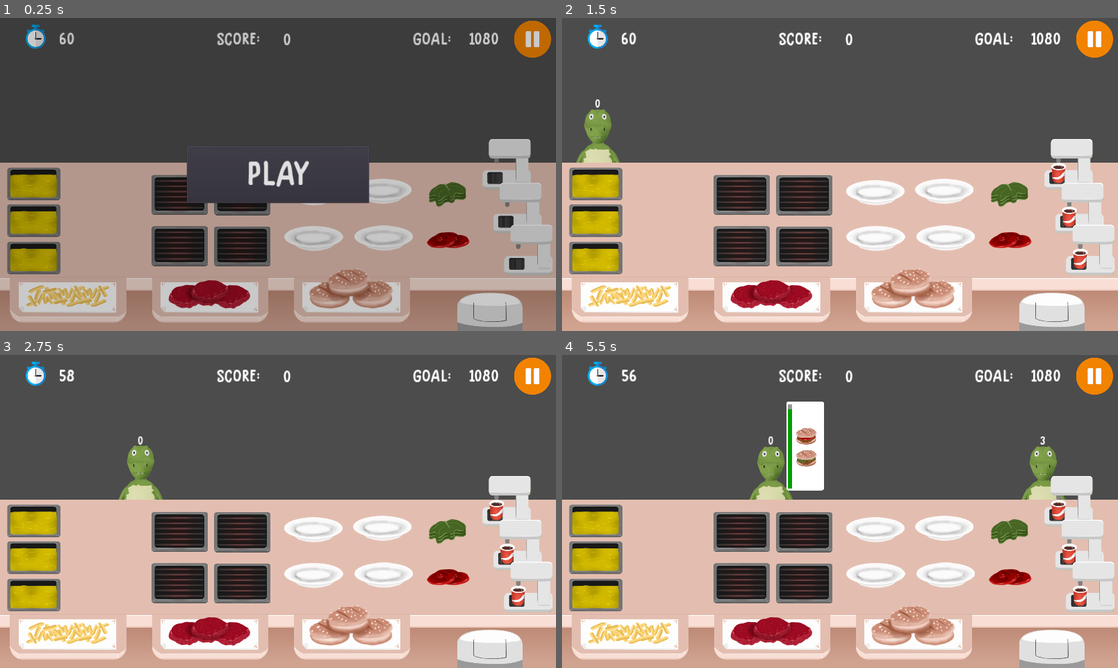
Above: before the commit, frames 1-4 (two rows, left to right).
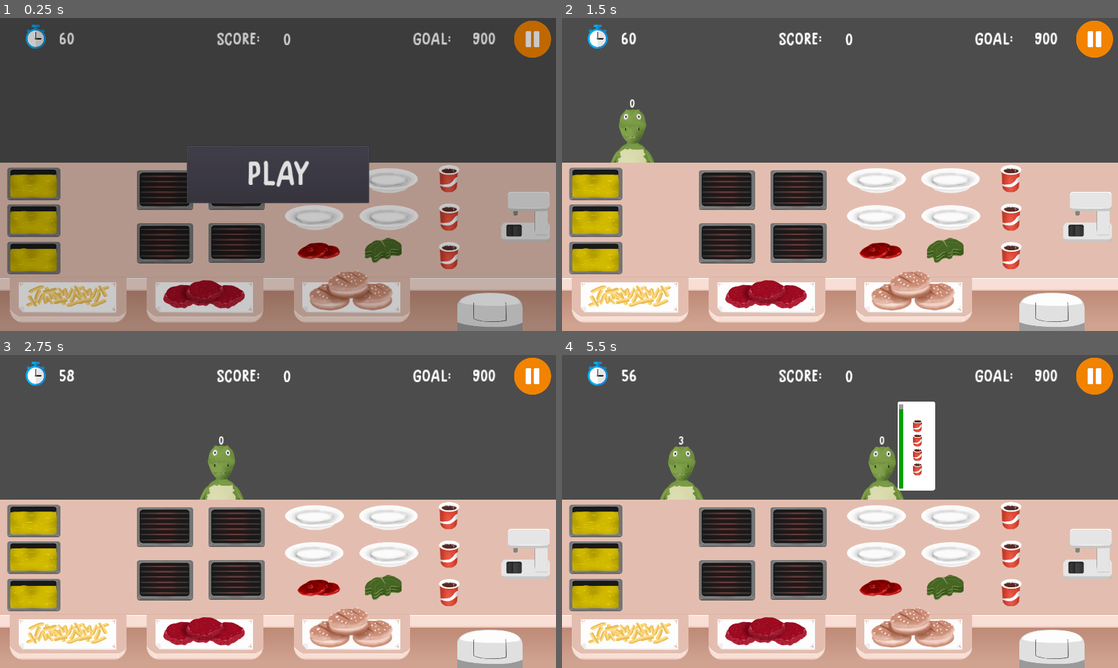
Above: after the commit, the same moments.

Repository: samuelpedrajas/MyVeganRestaurant
Game: Godot game, scene res://Scenes/Kitchen.tscn
Same seed, same stepped clock (60 frames per second), same inputs: the game is played once before the commit and once after it.
Inputs:
- Up to frame 1 (0.25 s): no input
- Up to frame 2 (1.5 s): click "PLAY" at 0.5 s
- Up to frame 3 (2.75 s): no input
- Up to frame 4 (5.5 s): no input

The runs differ from the first frame. In frame 1, 12% of the frame differs, in the area x 24-100%, y 4-98%; in frame 2, 17%; in frame 3, 17%; in frame 4, 22%, in the area x 17-100%, y 4-98%.

Commit message:
dishprovider done

Diff:
--- a/Scenes/ColaPump.tscn
+++ b/Scenes/ColaPump.tscn
@@ -16,7 +16,7 @@
 tracks/0/interp = 1
 tracks/0/loop_wrap = true
 tracks/0/imported = false
-tracks/0/enabled = true
+tracks/0/enabled = false
 tracks/0/keys = {
 "times": PoolRealArray( 0 ),
 "transitions": PoolRealArray( 1 ),
@@ -43,7 +43,7 @@
 tracks/0/interp = 1
 tracks/0/loop_wrap = true
 tracks/0/imported = false
-tracks/0/enabled = true
+tracks/0/enabled = false
 tracks/0/keys = {
 "times": PoolRealArray( 0 ),
 "transitions": PoolRealArray( 1 ),
@@ -55,7 +55,7 @@
 tracks/1/interp = 1
 tracks/1/loop_wrap = true
 tracks/1/imported = false
-tracks/1/enabled = true
+tracks/1/enabled = false
 tracks/1/keys = {
 "times": PoolRealArray( 0 ),
 "transitions": PoolRealArray( 1 ),
@@ -82,7 +82,7 @@
 tracks/1/interp = 1
 tracks/1/loop_wrap = true
 tracks/1/imported = false
-tracks/1/enabled = true
+tracks/1/enabled = false
 tracks/1/keys = {
 "times": PoolRealArray( 0 ),
 "transitions": PoolRealArray( 1 ),
--- a/Scenes/Dishes/FastFood/Cola.tscn
+++ b/Scenes/Dishes/FastFood/Cola.tscn
@@ -6,8 +6,6 @@
 [node name="Cola" type="Node2D"]
 script = ExtResource( 1 )
 reference = "Cola"
-discard_price = 10
-deliverable = true
 v_limits = Vector2( -67, 3 )
 throwable = false
 
--- a/Scenes/FoodSources/BreadSource.tscn
+++ b/Scenes/FoodSources/BreadSource.tscn
@@ -15,7 +15,7 @@
 
 [node name="ClickableArea" parent="." instance=ExtResource( 3 )]
 margin_left = -178.0
-margin_top = -101.0
+margin_top = -81.0
 margin_right = 179.0
 margin_bottom = 102.0
 [connection signal="pressed" from="ClickableArea" to="." method="_on_ClickableArea_pressed"]
--- a/Scenes/FoodSources/LettuceSource.tscn
+++ b/Scenes/FoodSources/LettuceSource.tscn
@@ -14,10 +14,10 @@
 texture = ExtResource( 2 )
 
 [node name="ClickableArea" parent="." instance=ExtResource( 3 )]
-margin_left = -101.0
-margin_top = -72.0
-margin_right = 102.0
-margin_bottom = 72.0
+margin_left = -89.0
+margin_top = -52.0
+margin_right = 90.0
+margin_bottom = 52.0
 [connection signal="pressed" from="ClickableArea" to="." method="_on_ClickableArea_pressed"]
 
 [editable path="ClickableArea"]
--- a/Scenes/FoodSources/TomatoSource.tscn
+++ b/Scenes/FoodSources/TomatoSource.tscn
@@ -14,10 +14,10 @@
 texture = ExtResource( 1 )
 
 [node name="ClickableArea" parent="." instance=ExtResource( 3 )]
-margin_left = -95.0
-margin_top = -64.0
-margin_right = 96.0
-margin_bottom = 65.0
+margin_left = -91.0
+margin_top = -51.0
+margin_right = 92.0
+margin_bottom = 53.0
 [connection signal="pressed" from="ClickableArea" to="." method="_on_ClickableArea_pressed"]
 
 [editable path="ClickableArea"]
--- a/Scenes/Kitchen.tscn
+++ b/Scenes/Kitchen.tscn
@@ -34,7 +34,7 @@
 # clients
 var max_arrival_time = 3.0
 var average_time_for_client = 6.0
-var average_reward_for_client = 120.0
+var average_reward_for_client = 100.0
 var patience = 6.0 * average_time_for_client
 var seconds_gained_on_delivery = patience * 0.25
 
@@ -66,9 +66,9 @@
 }
 
 var category_probability = {
-	\"Complement\": 30,
-	\"Main\": 40,
-	\"Drink\": 30
+	\"Complement\": 0,
+	\"Main\": 0,
+	\"Drink\": 100
 }
 var dishes_probability = {
 	\"Complement\": {
@@ -147,43 +147,43 @@
 script = SubResource( 1 )
 
 [node name="TomatoSource" parent="Main" instance=ExtResource( 7 )]
-position = Vector2( 1547.71, 266.547 )
+position = Vector2( 1101.01, 303.057 )
 kitchen = NodePath("../..")
 
 [node name="LettuceSource" parent="Main" instance=ExtResource( 8 )]
-position = Vector2( 1545.42, 110 )
+position = Vector2( 1323.53, 303.663 )
 kitchen = NodePath("../..")
 
 [node name="Grill1" parent="Main" instance=ExtResource( 9 )]
-position = Vector2( 620.541, 109.551 )
+position = Vector2( 569.541, 93.551 )
 kitchen = NodePath("../..")
 
 [node name="Grill2" parent="Main" instance=ExtResource( 9 )]
-position = Vector2( 836.755, 110.438 )
+position = Vector2( 816.755, 93.438 )
 kitchen = NodePath("../..")
 
 [node name="Grill3" parent="Main" instance=ExtResource( 9 )]
-position = Vector2( 620.541, 286.551 )
+position = Vector2( 569.541, 276.551 )
 kitchen = NodePath("../..")
 
 [node name="Grill4" parent="Main" instance=ExtResource( 9 )]
-position = Vector2( 836.755, 287.438 )
+position = Vector2( 816.755, 275.438 )
 kitchen = NodePath("../..")
 
 [node name="Plate1" parent="Main" instance=ExtResource( 16 )]
-position = Vector2( 1082.03, 104.93 )
+position = Vector2( 1086.03, 62.93 )
 kitchen = NodePath("../..")
 
 [node name="Plate2" parent="Main" instance=ExtResource( 16 )]
-position = Vector2( 1320.4, 99.862 )
+position = Vector2( 1341.4, 62.862 )
 kitchen = NodePath("../..")
 
 [node name="Plate3" parent="Main" instance=ExtResource( 16 )]
-position = Vector2( 1083.09, 262.473 )
+position = Vector2( 1085.09, 190.473 )
 kitchen = NodePath("../..")
 
 [node name="Plate4" parent="Main" instance=ExtResource( 16 )]
-position = Vector2( 1325, 261.585 )
+position = Vector2( 1343, 190.585 )
 kitchen = NodePath("../..")
 
 [node name="Fryer1" parent="Main" instance=ExtResource( 19 )]
@@ -225,7 +225,7 @@
 kitchen = NodePath("../../..")
 
 [node name="Saliente2" type="Sprite" parent="Main"]
-position = Vector2( 725.702, 472.075 )
+position = Vector2( 707.702, 472.075 )
 texture = ExtResource( 18 )
 
 [node name="BurgerSource" parent="Main/Saliente2" instance=ExtResource( 4 )]
@@ -237,20 +237,28 @@
 texture = ExtResource( 18 )
 
 [node name="BreadSource" parent="Main/Saliente3" instance=ExtResource( 6 )]
-position = Vector2( -2.58289, -39.6017 )
+position = Vector2( -2.58289, -32.6017 )
 kitchen = NodePath("../../..")
 
-[node name="ColaPump1" parent="Main" instance=ExtResource( 24 )]
-position = Vector2( 1749.99, 5.01807 )
-kitchen = NodePath("../..")
-
-[node name="ColaPump2" parent="Main" instance=ExtResource( 24 )]
-position = Vector2( 1786.99, 156.018 )
-kitchen = NodePath("../..")
-
-[node name="ColaPump3" parent="Main" instance=ExtResource( 24 )]
-position = Vector2( 1824.99, 301.018 )
-kitchen = NodePath("../..")
+[node name="ColaPump" parent="Main" instance=ExtResource( 24 )]
+position = Vector2( 1815.51, 186.447 )
+kitchen = NodePath("../..")
+platforms = [ NodePath("../ColaPlatform1"), NodePath("../ColaPlatform2"), NodePath("../ColaPlatform3") ]
+
+[node name="ColaPlatform1" parent="Main" instance=ExtResource( 20 )]
+position = Vector2( 1586.56, 330.28 )
+kitchen = NodePath("../..")
+placeholder_position = Vector2( 0, -40 )
+
+[node name="ColaPlatform2" parent="Main" instance=ExtResource( 20 )]
+position = Vector2( 1586.56, 197.248 )
+kitchen = NodePath("../..")
+placeholder_position = Vector2( 0, -40 )
+
+[node name="ColaPlatform3" parent="Main" instance=ExtResource( 20 )]
+position = Vector2( 1585.56, 64.7362 )
+kitchen = NodePath("../..")
+placeholder_position = Vector2( 0, -40 )
 
 [node name="HUD" parent="." instance=ExtResource( 2 )]
 
--- a/Scenes/Plate.tscn
+++ b/Scenes/Plate.tscn
@@ -15,10 +15,10 @@
 [node name="Placeholder" type="Node2D" parent="."]
 
 [node name="ClickableArea" parent="." instance=ExtResource( 3 )]
-margin_left = -118.0
-margin_top = -67.0
-margin_right = 116.0
-margin_bottom = 63.0
+margin_left = -113.0
+margin_top = -63.0
+margin_right = 112.0
+margin_bottom = 59.0
 
 [node name="DoubleClick" type="Timer" parent="."]
 one_shot = true
--- a/Scripts/ClientArea.gd
+++ b/Scripts/ClientArea.gd
@@ -85,6 +85,8 @@
 	# dish distribution
 	while guaranteed_coins < calculated_goal:
 		for i in range(0, average_client_number):
+			if orders[i].size() == max_orders:
+				continue
 			var cat = _get_random_category()
 			var selected_dish_ref = _get_random_dish_from_category(cat)
 			var profit = prices[selected_dish_ref]
--- a/Scripts/Dish.gd
+++ b/Scripts/Dish.gd
@@ -1,5 +1,7 @@
 extends Node2D
 
+
+signal delivered
 
 export(String) var reference
 export(Array) var ingredients
@@ -22,6 +24,7 @@
 
 
 func deliver(from):
+	emit_signal("delivered", self)
 	var duration = 0.4
 	tween.interpolate_method(
 		self, "set_global_position", from,
--- a/Scripts/DishProvider.gd
+++ b/Scripts/DishProvider.gd
@@ -3,19 +3,13 @@
 
 export(NodePath) onready var kitchen = get_node(kitchen)
 export(bool) var autohide_timer = true
-
-var dish = null
+export(Array, NodePath) var platforms = []
 
 
 func _ready():
+	for i in range(platforms.size()):
+		platforms[i] = get_node(platforms[i])
 	_on_Timer_food_cooked()
-
-
-func drop_item():
-	self.dish = null
-	$Timer.start()
-	$Timer.show()
-	$AnimationPlayer.play("preparing_animation")
 
 
 func get_throw_position():
@@ -23,12 +17,18 @@
 
 
 func _on_Timer_food_cooked():
-	self.dish = $Placeholder/Cola.duplicate()
 	$AnimationPlayer.play("prepared_animation")
 	if autohide_timer:
 		$Timer.hide()
+	for platform in platforms:
+		if platform.dish == null:
+			var dish = $Placeholder/Cola.duplicate()
+			dish.connect("delivered", self, "_on_Drink_delivered")
+			platform.add_dish(dish)
 
 
-func _on_ClickableArea_pressed():
-	if self.dish != null:
-		kitchen.deliver(self.dish, self)
+func _on_Drink_delivered(_dish):
+	$Timer.stop()
+	$Timer.start()
+	$Timer.show()
+	$AnimationPlayer.play("preparing_animation")
--- a/Scripts/Plate.gd
+++ b/Scripts/Plate.gd
@@ -3,10 +3,16 @@
 
 export(NodePath) onready var kitchen = get_node(kitchen)
 export(bool) var is_platform = false
+export(Vector2) var placeholder_position
 
 var dish = null
 var double_click_threshold = 0.5
 var double_click = false
+
+
+func _ready():
+	if placeholder_position != null:
+		$Placeholder.set_position(placeholder_position)
 
 
 func add_dish(_dish):
Binary file changed: Images/Kitchen/VasoLleno.png
